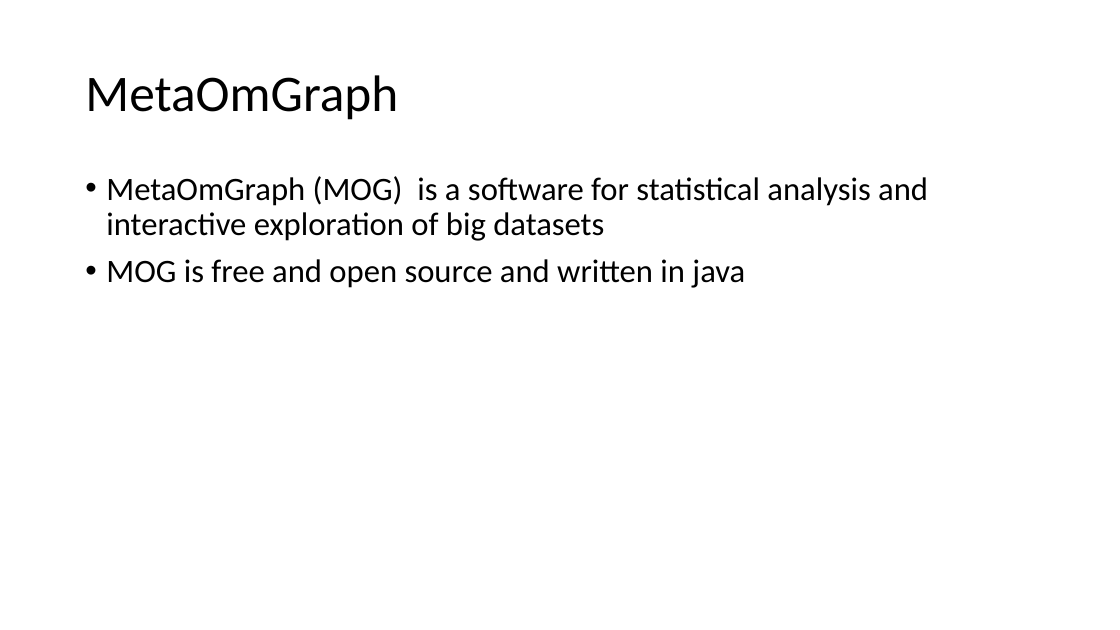
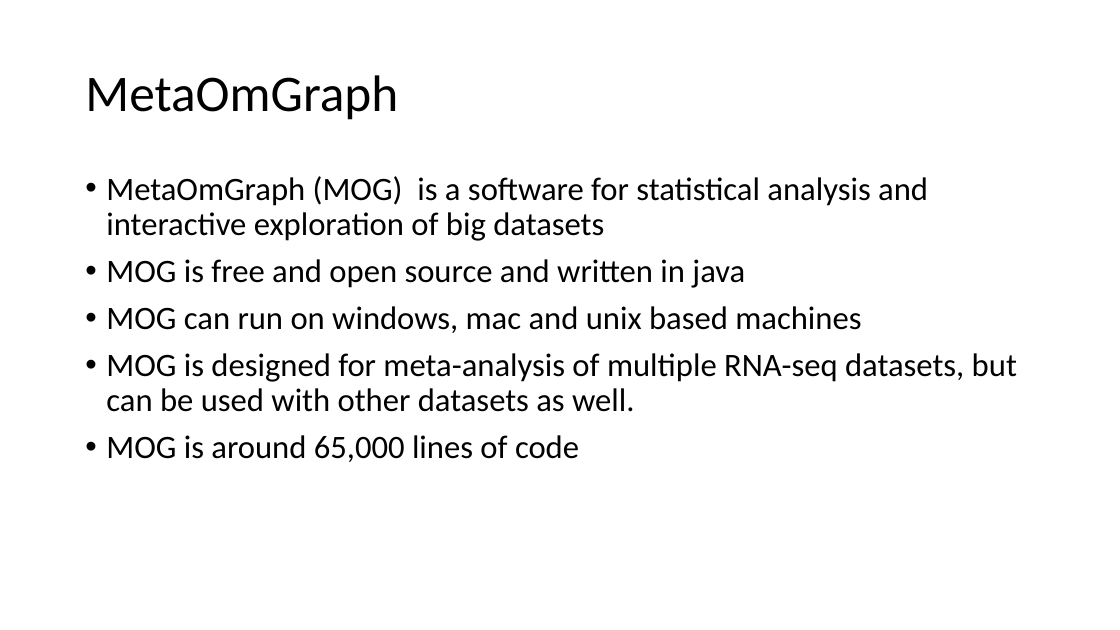
Before and after one commit to urmi-21/MOGtutorial, a slide deck: slide 14 of EDA_MOG.pptx (slide 7 before the commit). Drawn at 1120x630 pixels with LibreOffice and Linux fonts; fonts in the diff are those of the drawing. Boxes give left, top, right and bottom in pixels: in the first picture for what was removed or moved away, otherwise in the second. Text is boxed around its words. In the diff, an @@ line names an element or a change of style, - is before the commit and + after.

Commit message:
ppt1

```diff
--- a/EDA_MOG.pptx
+++ b/EDA_MOG.pptx
@@ text at box(106, 306, 1017, 462): paragraphs added @@
+• MOG can run on windows, mac and unix based machines
+• MOG is designed for meta-analysis of multiple RNA-seq datasets, but can be used with other datasets as well.
+• MOG is around 65,000 lines of code
```
Also in this commit, not shown: 19 slides added, 3 slides removed.
